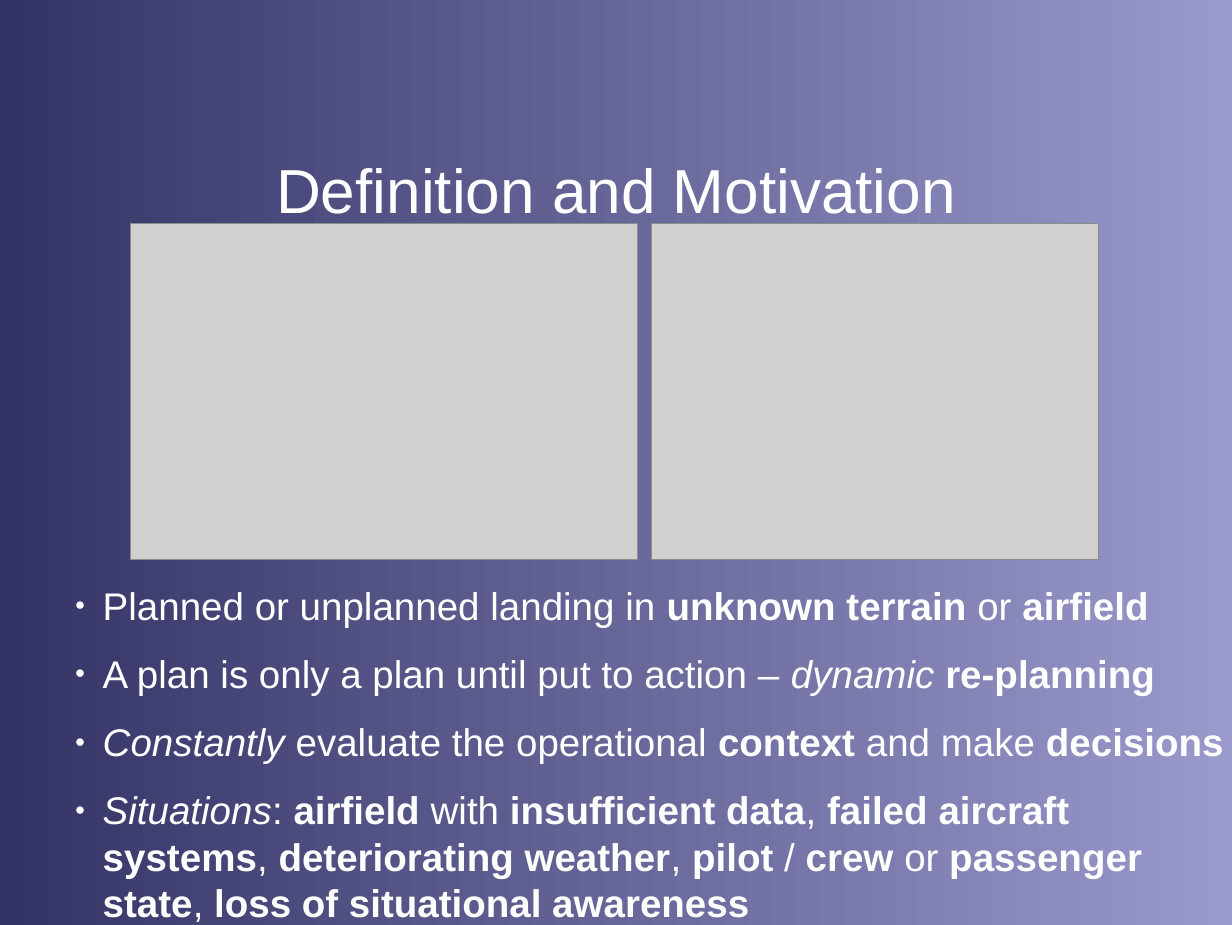
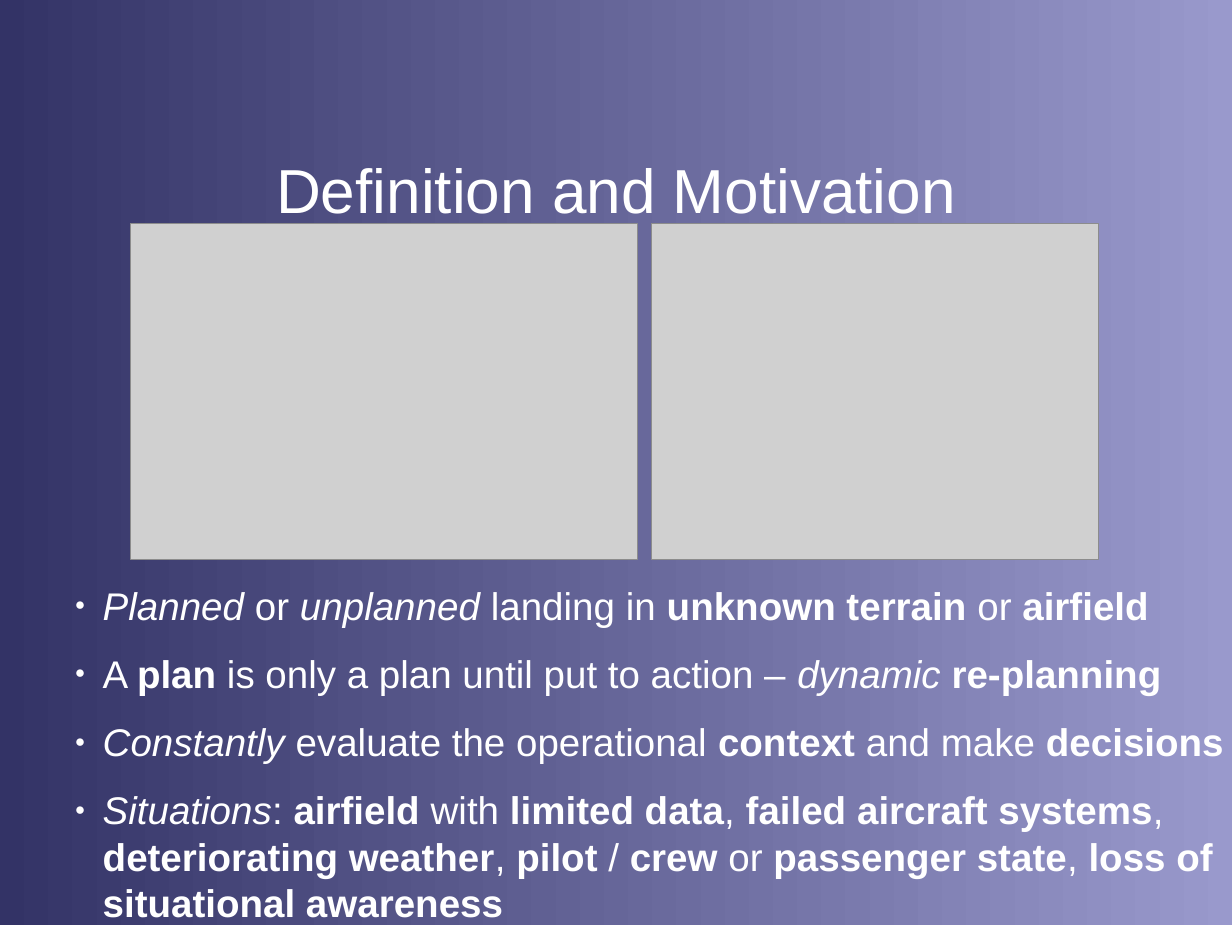
Before and after one commit to stephanheinemann/flight, a slide deck: slide 4 of FI/PrecautionaryLanding/PrecautionaryLanding.odp. Drawn at 1232x925 pixels with LibreOffice and Linux fonts; fonts in the diff are those of the drawing; grey boxes stand for pictures; background and template pictures are left out. Boxes give left, top, right and bottom in pixels: in the first picture for what was removed or moved away, otherwise in the second. Text is boxed around its words. In the diff, an @@ line names an element or a change of style, - is before the commit and + after.

```diff
--- a/FI/PrecautionaryLanding/PrecautionaryLanding.odp
+++ b/FI/PrecautionaryLanding/PrecautionaryLanding.odp
@@ text at [103,592,1162,695]: italic on in "Planned unplanned"; bold on in "plan" @@
@@ text at [103,796,1212,878]: text changed @@
-● Situations: airfield with insufficient data, failed aircraft systems, deteriorating weather, pilot / crew or passenger state, loss of situational awareness
+● Situations: airfield with limited data, failed aircraft systems, deteriorating weather, pilot / crew or passenger state, loss of situational awareness
```
Also in this commit, not shown: 1 other slide changed, 3 slides added, 6 other files.
